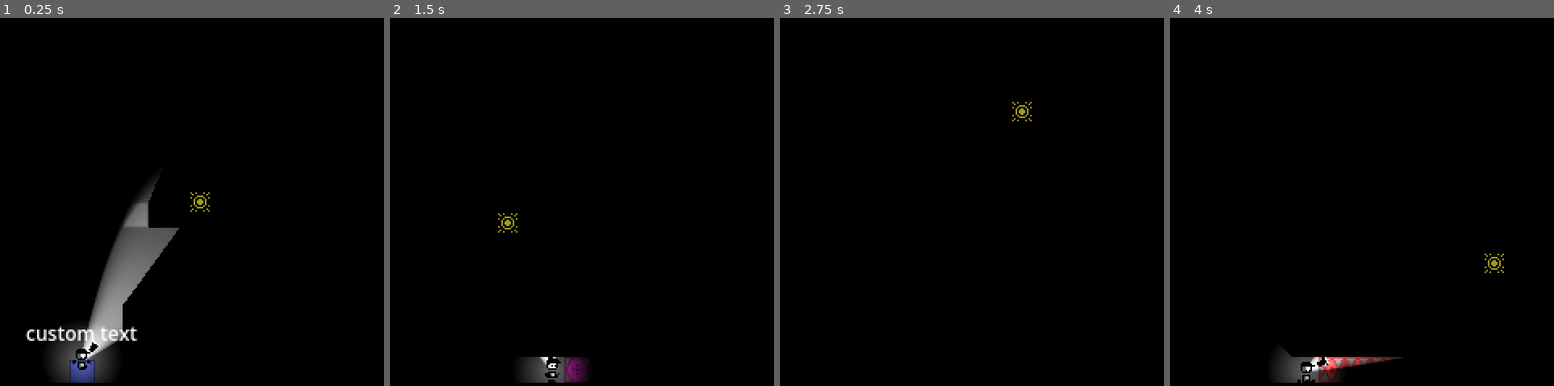
Above: before the commit, frames 1-4 (left to right).
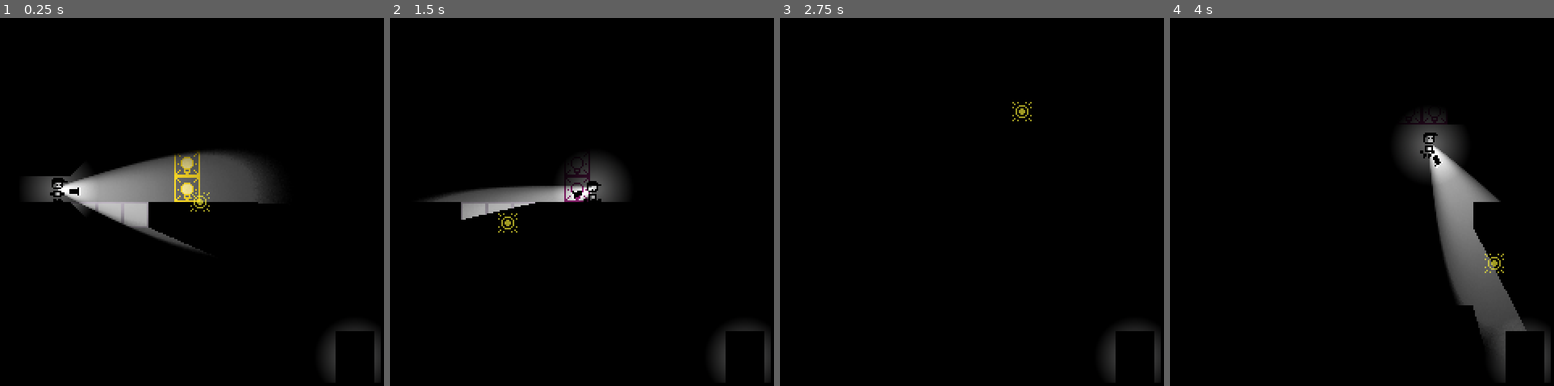
Above: after the commit, the same moments.

Repository: DylanPerry2098/ScreenTear
Game: Godot game, scene res://scenes/levels/test_room.tscn
Same seed, same stepped clock (60 frames per second), same inputs: the game is played once before the commit and once after it.
Inputs (mouse positions are in pixels of both pictures, inside the frame that each line leads up to):
- Up to frame 1 (0.25 s): no input
- Up to frame 2 (1.5 s): move the mouse to (681, 179) at 0.52 s; hold D (move_right) from 0.53 s (still down); tap E (interact) at 0.6, 1.35 s; tap Space (jump) at 0.77 s; move the mouse to (509, 224) at 1.27 s
- Up to frame 3 (2.75 s): tap Space (jump) at 1.52 s; move the mouse to (1021, 110) at 2.02 s; release D (move_right) at 2.03 s; hold A (move_left) from 2.03 s (still down); tap F (turn_off_flashlight) at 2.1 s; tap E (interact) at 2.3 s
- Up to frame 4 (4 s): move the mouse to (1350, 282) at 2.77 s; release A (move_left) at 2.78 s; hold D (move_right) from 2.78 s (still down); tap E (interact) at 2.85, 3.6 s; tap Space (jump) at 3.02, 3.77 s; move the mouse to (1492, 264) at 3.52 s

The runs differ from the first frame. In frame 1, 13% of the frame differs, in the area x 6-100%, y 35-100%; in frame 2, 4.7%; in frame 3, 0.6%; in frame 4, 9.1%.

Commit message:
room transition door into new scene

Diff:
--- /dev/null
+++ b/scenes/gizmos/room_transition_door.tscn
@@ -0,0 +1,35 @@
+[gd_scene format=3 uid="uid://btbcbic8sh261"]
+
+[ext_resource type="Script" uid="uid://c32wfr7i1d2rl" path="res://scripts/objects/room_transition_door.gd" id="1_8vmrx"]
+[ext_resource type="Texture2D" uid="uid://drp0dedttahbe" path="res://assets/light_point.webp" id="2_gnr6j"]
+
+[sub_resource type="RectangleShape2D" id="RectangleShape2D_i31h3"]
+size = Vector2(8, 20)
+
+[node name="RoomTransitionDoor" type="Node2D" unique_id=643625601]
+script = ExtResource("1_8vmrx")
+
+[node name="ColorRect" type="ColorRect" parent="." unique_id=1518123628]
+offset_left = -12.0
+offset_top = -32.0
+offset_right = 12.0
+color = Color(0, 0, 0, 1)
+
+[node name="Illumination" type="PointLight2D" parent="." unique_id=1787278246]
+unique_name_in_owner = true
+position = Vector2(0, -15.999999)
+rotation = -3.1415925
+scale = Vector2(0.2, 0.2)
+shadow_enabled = true
+shadow_color = Color(0, 0, 0, 0.74509805)
+texture = ExtResource("2_gnr6j")
+
+[node name="Area2D" type="Area2D" parent="." unique_id=627593609]
+unique_name_in_owner = true
+visible = false
+collision_layer = 0
+collision_mask = 2
+
+[node name="CollisionShape2D" type="CollisionShape2D" parent="Area2D" unique_id=1636773689]
+position = Vector2(0, -14)
+shape = SubResource("RectangleShape2D_i31h3")
--- a/scenes/levels/test_room.tscn
+++ b/scenes/levels/test_room.tscn
@@ -9,12 +9,16 @@
 [ext_resource type="PackedScene" uid="uid://cjowb85tb4dkv" path="res://scenes/gizmos/pressure_plate.tscn" id="9_s3biy"]
 [ext_resource type="PackedScene" uid="uid://c5ilmhfephti" path="res://scenes/gizmos/overhead_light.tscn" id="10_op2op"]
 [ext_resource type="PackedScene" uid="uid://clc8hdjtr4js1" path="res://scenes/gizmos/sign.tscn" id="10_x4gfd"]
-[ext_resource type="PackedScene" uid="uid://d0o1gvwqwdbmv" path="res://scenes/characters/stalker.tscn" id="11_ronwj"]
+[ext_resource type="PackedScene" uid="uid://btbcbic8sh261" path="res://scenes/gizmos/room_transition_door.tscn" id="11_ronwj"]
 [ext_resource type="PackedScene" uid="uid://bxv1ksdqyurbf" path="res://scenes/sound/audio_stream_player_bg_music.tscn" id="11_x4gfd"]
 
 [node name="TestRoom" type="Node2D" unique_id=2089002660]
 
 [node name="DarknessLayer" parent="." unique_id=749041299 instance=ExtResource("1_x4gfd")]
+
+[node name="RoomTransitionDoor" parent="." unique_id=643625601 instance=ExtResource("11_ronwj")]
+position = Vector2(224, 240)
+target_scene = "uid://c3hrmhinkf4bk"
 
 [node name="TileMapLayer" type="TileMapLayer" parent="." unique_id=1719518811]
 tile_map_data = PackedByteArray("AAAAAAgAAQAAAAAAAAABAAgAAQAAAAAAAAACAAgAAQAAAAAAAAAJAAgAAQAAAAAAAAAMAAgAAQAAAAAAAAANAA …(1696 unchanged characters)…
@@ -40,7 +44,4 @@
 position = Vector2(153, 34)
 
 [node name="Player" parent="." unique_id=366328777 instance=ExtResource("3_gyqsl")]
-position = Vector2(55, 209)
-
-[node name="Stalker" parent="." unique_id=763752193 instance=ExtResource("11_ronwj")]
-position = Vector2(189, 100)
+position = Vector2(40, 116)
--- a/scripts/scene_managment/room_transition_door.gd
+++ b/scripts/objects/room_transition_door.gd
@@ -1,14 +1,9 @@
-@tool
 class_name RoomTransitionDoor extends Node2D
 
 @export_file("*.tscn") var target_scene:String
 var _target_scene_instance: Node
 
-@export var in_foreground := false:
-	set(x):
-		in_foreground = x
-		$ColorRect.color.a = 0.5 if in_foreground else 1.0
-		z_index = 10 if in_foreground else 0
+@onready var _area: Area2D = $Area2D
 
 func _ready() -> void:
 
@@ -20,17 +15,14 @@
 		return
 	var a :PackedScene = load(target_scene)
 	_target_scene_instance = a.instantiate()
-
-	%Interactible.interacted.connect(_on_interact)
+	_area.body_entered.connect(_on_area_body_entered)
 
 func get_exit_global_pos(player_height: float):
 	return global_position + Vector2(0, (144 - player_height))
 
-func _on_interact():
-	if Engine.is_editor_hint():
+func _on_area_body_entered(body: Node) -> void:
+	if Engine.is_editor_hint() or body is not Player:
 		return
 	SceneManager.change_scenes_to_path(
 		_target_scene_instance,
-		SceneManager.UIScene.NONE,
-		SceneManager.ScreenTransitionScene.FADE,
 	)
--- a/scripts/scene_managment/scene_manager.gd
+++ b/scripts/scene_managment/scene_manager.gd
@@ -100,14 +100,14 @@
 func _change_main_scene(new_main_scene: Node, delete: bool):
 	last_main_scene_resource_uid = ResourceLoader.get_resource_uid(current_main_scene.scene_file_path)
 	if current_main_scene != null:
-		get_tree().root.remove_child(current_main_scene)
+		get_tree().root.remove_child.call_deferred(current_main_scene)
 		if delete:
 			current_main_scene.queue_free()
 		else:
 			main_scene_stack.append(current_main_scene)
 	current_main_scene = new_main_scene
 	if current_main_scene != null:
-		get_tree().root.add_child(current_main_scene)
+		get_tree().root.add_child.call_deferred(current_main_scene)
 
 ## Deletes the current UI if it exists, and replaces it with new UI.
 func _change_ui(new_ui: UserInterface, delete: bool):
@@ -119,7 +119,7 @@
 			ui_stack.append(current_ui)
 	current_ui = new_ui
 	if current_ui != null:
-		get_tree().root.add_child(current_ui)
+		get_tree().root.add_child.call_deferred(current_ui)
 
 # func reload_current_scene(screen_transition_name: ScreenTransitionScene = ScreenTransitionScene.NONE):
 # 	change_scenes(
--- a/scripts/utils/camera_point.gd
+++ b/scripts/utils/camera_point.gd
@@ -11,5 +11,4 @@
 
 func focus_camera() -> void:
 	var cam: Camera2D = ensure_camera()
-	print(cam)
 	if cam: cam.global_position = global_position
Not shown, added: scripts/objects/room_transition_door.gd.uid
Not shown, removed: scripts/scene_managment/room_transition_door.gd.uid
